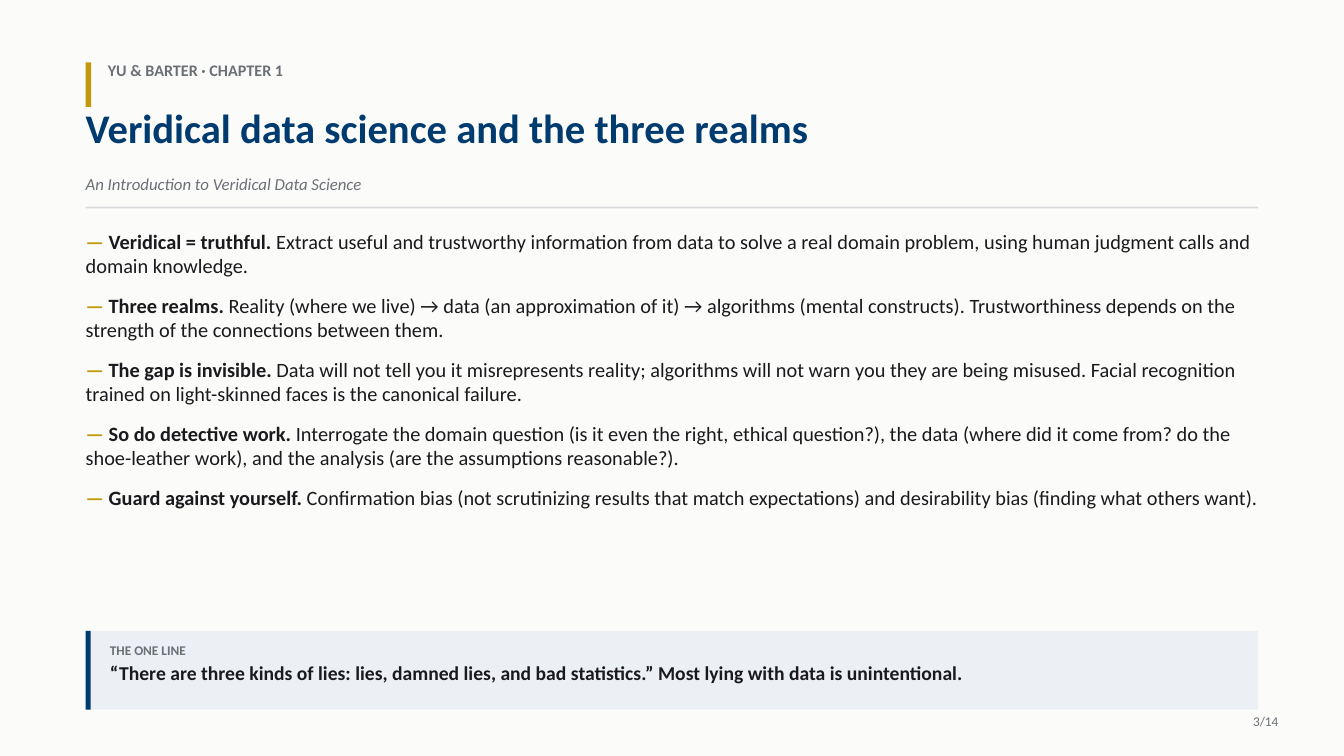
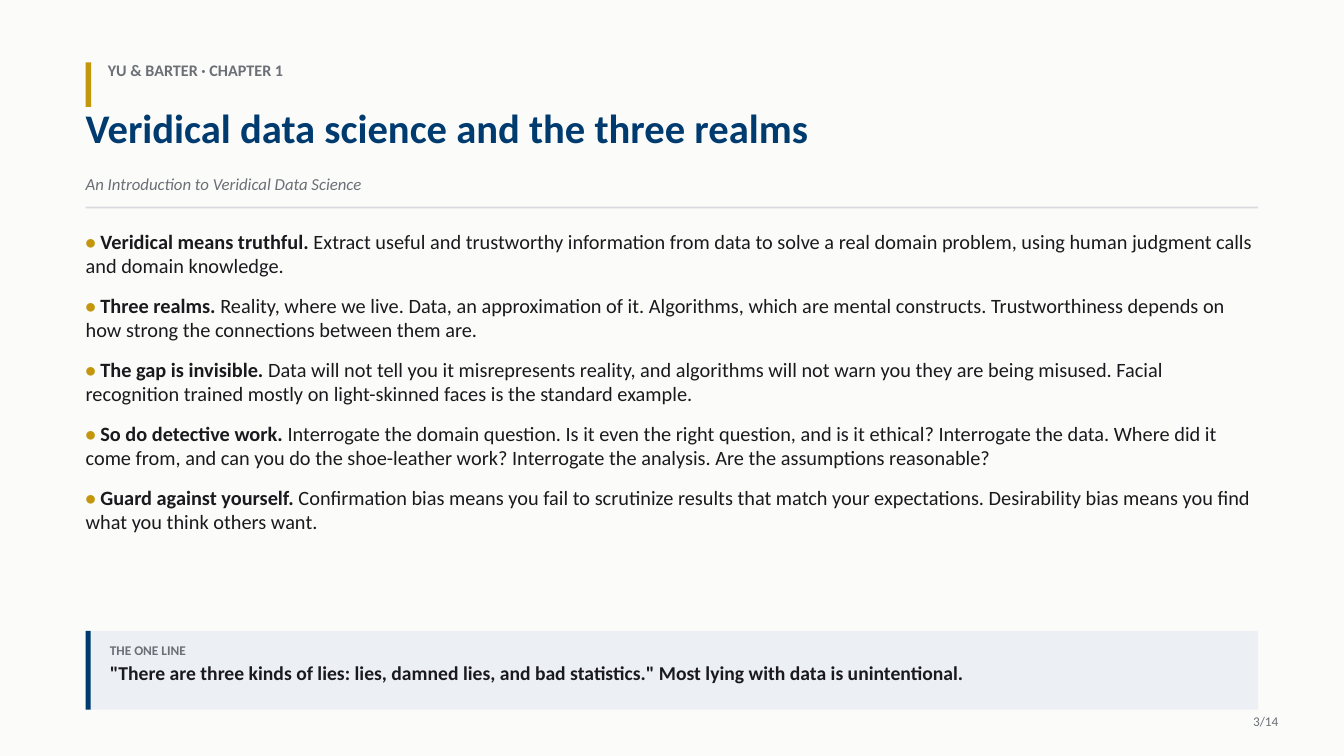
Before and after one commit to Ivar-Rydstrom/stat-215a-notes, a slide deck: slide 3 of readings/lecture1/lecture1.pptx. Drawn at 1344x756 pixels with LibreOffice and Linux fonts; fonts in the diff are those of the drawing. Boxes give left, top, right and bottom in pixels: in the first picture for what was removed or moved away, otherwise in the second. Text is boxed around its words. In the diff, an @@ line names an element or a change of style, - is before the commit and + after.

```diff
--- a/readings/lecture1/lecture1.pptx
+++ b/readings/lecture1/lecture1.pptx
@@ text at (86, 234, 1251, 533): text changed @@
-— Veridical = truthful. Extract useful and trustworthy information from data to solve a real domain problem, using human judgment calls and domain knowledge.
-— Three realms. Reality (where we live) → data (an approximation of it) → algorithms (mental constructs). Trustworthiness depends on the strength of the connections between them.
-— The gap is invisible. Data will not tell you it misrepresents reality; algorithms will not warn you they are being misused. Facial recognition trained on light-skinned faces is the canonical failure.
-— So do detective work. Interrogate the domain question (is it even the right, ethical question?), the data (where did it come from? do the shoe-leather work), and the analysis (are the assumptions reasonable?).
-— Guard against yourself. Confirmation bias (not scrutinizing results that match expectations) and desirability bias (finding what others want).
+• Veridical means truthful. Extract useful and trustworthy information from data to solve a real domain problem, using human judgment calls and domain knowledge.
+• Three realms. Reality, where we live. Data, an approximation of it. Algorithms, which are mental constructs. Trustworthiness depends on how strong the connections between them are.
+• The gap is invisible. Data will not tell you it misrepresents reality, and algorithms will not warn you they are being misused. Facial recognition trained mostly on light-skinned faces is the standard example.
+• So do detective work. Interrogate the domain question. Is it even the right question, and is it ethical? Interrogate the data. Where did it come from, and can you do the shoe-leather work? Interrogate the analysis. Are the assumptions reasonable?
+• Guard against yourself. Confirmation bias means you fail to scrutinize results that match your expectations. Desirability bias means you find what you think others want.
@@ text at (110, 666, 963, 684): text changed @@
-“There are three kinds of lies: lies, damned lies, and bad statistics.” Most lying with data is unintentional.
+"There are three kinds of lies: lies, damned lies, and bad statistics." Most lying with data is unintentional.
```
Also in this commit, not shown: 13 other slides changed, 1 other file.
